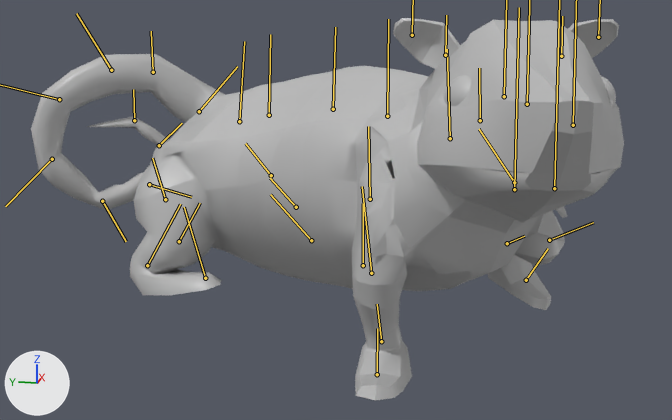
The FBX model Raccoon_Rummage/Assets/Animations/Opossum/3DMODELS_Characters_Final_Possum_Possum_TurnRight.fbx: old version first, new version second.
Before and after are seen from a 50 mm lens placed at (-0.1325, -0.0242, 0.0482), pointed at (-0.0159, -0.0009, 0.0191). The lights are fixed; the arrows at lower left show +X, +Y and +Z. Both versions are drawn at frame 106 of the action 'Take 001'; the numbers are the values there. The bones that bend it are drawn over the model as lines.
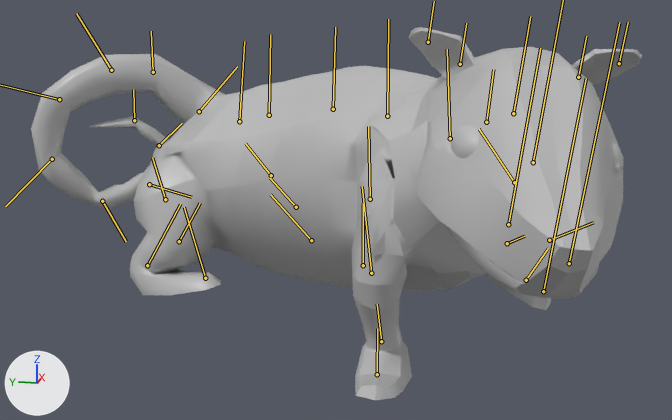
Boxes [x1, y1, x2, y2] around the edits, measured in the pictures (672 x 420 px):
'Mesh', posed
    before: [31, 18, 624, 401]
    after: [31, 27, 642, 401]
bone 'Neck', root to tip
    before: (480, 120) to (479, 68)
    after: (486, 122) to (493, 69)

The edits, one by one:
Bone 'Neck' (bone_neck) moves from (0.03, 0.0, -0.02) to (-0.02, -0.02, 0.14).
Bone 'Neck' (bone_neck) turns from (-2, -16, -2) to (16, -16, -2) degrees about its own x, y and z.
